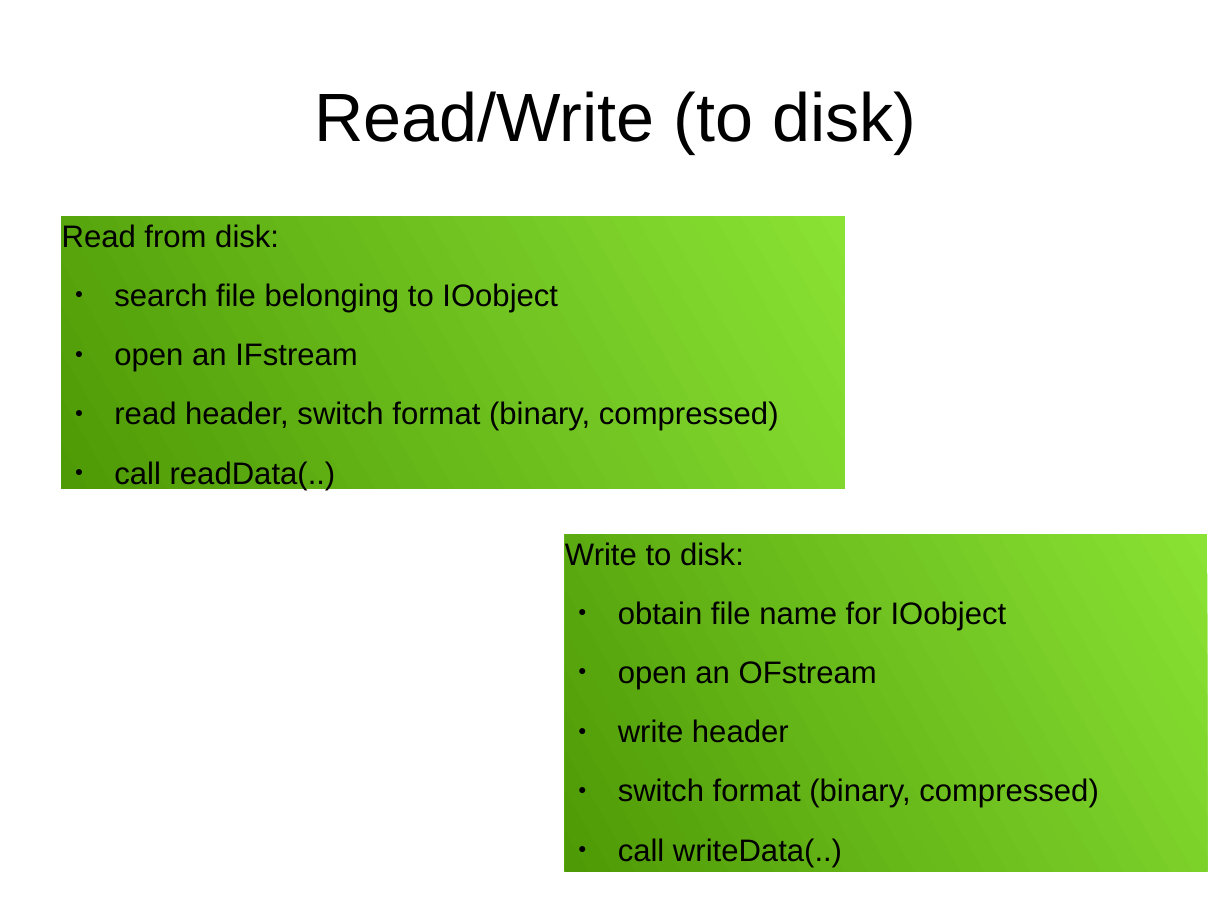
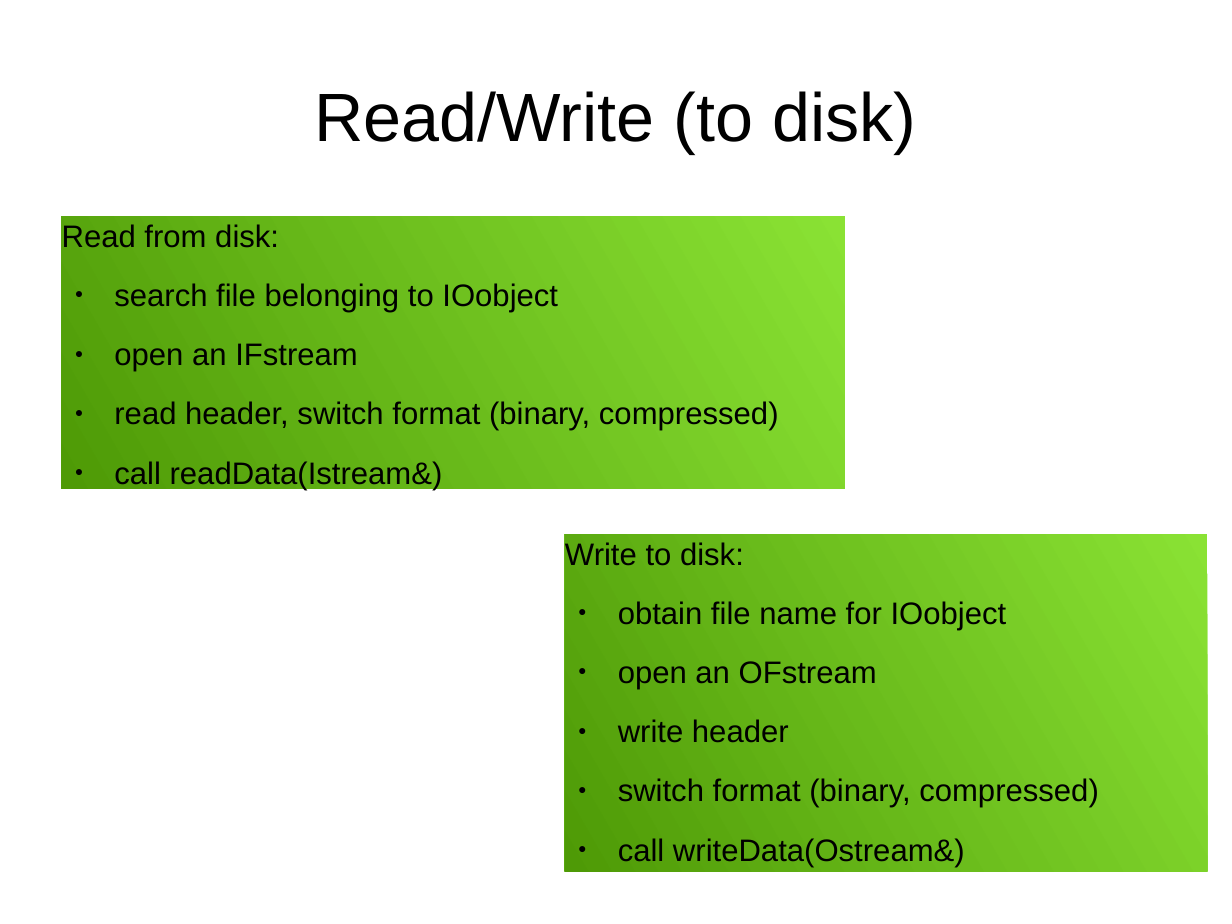
Before and after one commit to mattijsjanssens/mattijs-extensions, a slide deck: slide 6 of doc/Notes/GlobalFile_UGM2017/presentation.odp (slide 7 before the commit). Drawn at 1232x924 pixels with LibreOffice and Linux fonts; fonts in the diff are those of the drawing. Boxes give left, top, right and bottom in pixels: in the first picture for what was removed or moved away, otherwise in the second. Text is boxed around its words. In the diff, an @@ line names an element or a change of style, - is before the commit and + after.

```diff
--- a/doc/Notes/GlobalFile_UGM2017/presentation.odp
+++ b/doc/Notes/GlobalFile_UGM2017/presentation.odp
@@ text at [114, 461, 443, 490]: text changed @@
-● call readData(..)
+● call readData(Istream&)
@@ text at [618, 838, 965, 867]: text changed @@
-● call writeData(..)
+● call writeData(Ostream&)
```
Also in this commit, not shown: 6 other slides changed, 1 slide removed, 1 other file.
